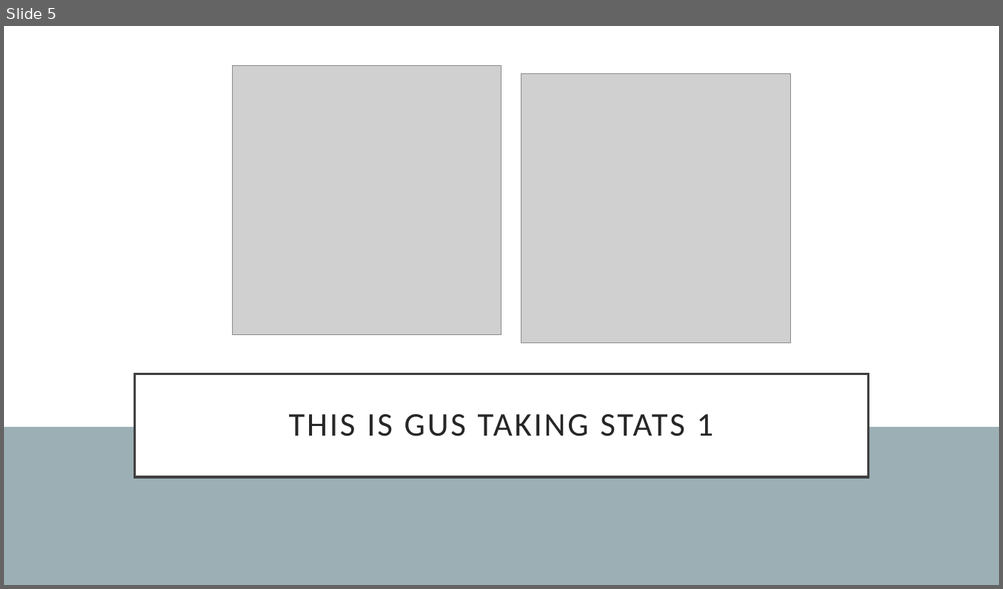
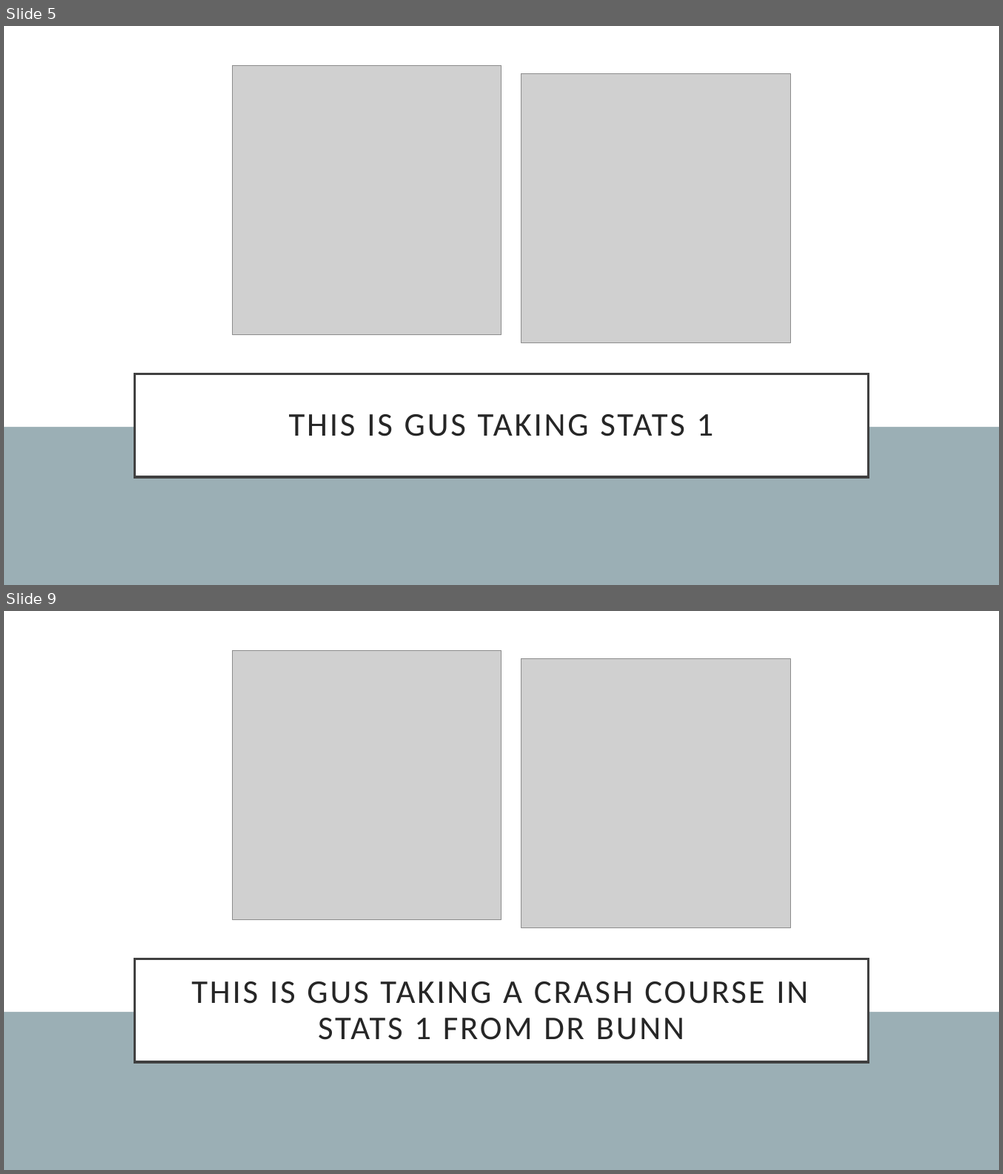
Before and after one commit to guslipkin/Fall2021, a slide deck: ECO 3930 ~ Contemporary Economics/Final Paper/FinalPaper.pptx. Shown one above the other, each under a label of ours: slide 5 before the commit, slides 5 and 9 after it; the slides between them are not shown. The pictures are 1003x589 and 1003x1174 pixels, drawn with LibreOffice and Linux fonts; fonts in the diff are those of the drawing; grey boxes stand for pictures. Boxes give left, top, right and bottom in pixels: in the first picture for what was removed or moved away, otherwise in the second. Text is boxed around its words. In the diff, an @@ line names an element or a change of style, - is before the commit and + after.

```diff
--- a/ECO 3930 ~ Contemporary Economics/Final Paper/FinalPaper.pptx
+++ b/ECO 3930 ~ Contemporary Economics/Final Paper/FinalPaper.pptx
@@ slide 9 added at [4, 611, 999, 1170], background #9BAFB5 @@
@@ rectangle added at [4, 611, 999, 1012], fill #FFFFFF @@
@@ picture added at [233, 650, 502, 920] @@
@@ picture added at [521, 659, 791, 928] @@
@@ title added at [134, 960, 868, 1062], fill #FFFFFF, outline #404040 2.5 pt, 32 pt, text #262626 @@
+THIS IS GUS TAKING A CRASH COURSE IN STATS 1 FROM DR BUNN
```
Also in this commit, not shown: 3 slides changed, 31 other slides added, 1 other file.
